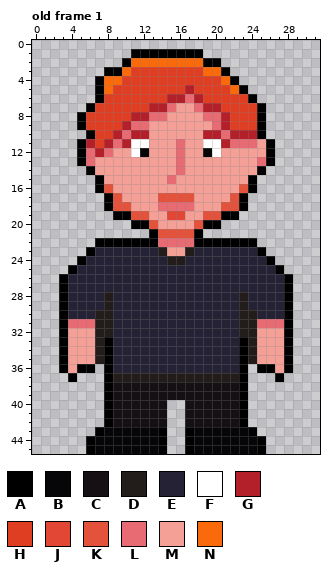
One commit to this pixel-art file: Assets/Characters/Igor.aseprite. This is how it looked before the edit.
32x46 pixels, 1 frame. Shown: old frame 1. The commit also changed other frames, which this record leaves out.
Visible layers, top first: "Hair", "Head", "Clothes", "Body".
Palette (. is transparent): A #000000  B #060608  C #141013  D #221c1a  E #242234  F #ffffff  G #b4202a  H #df3e23  J #e14734  K #e4523b  L #e86a73  M #f5a097  N #fa6a0a
Pixels before, old frame 1, first column x 3:
 1 ........AAAAAAAA..........
 2 .......ANNNNNNNNAA........
 3 .....AANHHHHHHHHNNA.......
 4 ....ANNHHHHHHHHHHHNA......
 5 ....ANHHHHHHHHGHHHHNA.....
 6 ....AHHHHHHHGGLGHHHHHA....
 7 ...AHHHHHHGGLMMLGGHHHHA...
 8 ..AHHHHHGGLLMMMMLLGHHHA...
 9 ..AHHHHGLLMMMMMMMLGHHHA...
10 ...AHHGLGGMMMMMMGGLGGGA...
11 ..AGHGLGFFMMMLMMFFGLLLMA..
12 ..ALGLMMFBMMMLMMBFMMMMMA..
13 ..ALMMMMMMMMMLMMMMMMMMLA..
14 ...AMMMMMMMMMLMMMMMMMMA...
15 ....AMMMMMMMLMMMMMMMMA....
16 ....AKMMMMMMMMMMMMMMKA....
17 .....AKMMMMKKKKMMMMKA.....
18 .....AKKMMMLLLLMMMKKA.....
19 ......AAKKMMJJMMKKAA......
20 ........AAKMMMMKAA........
21 ..........AKKKKA..........
22 ....AAAAAAALLLLAAAAAAA....
23 ...AEEEEEEEDMMDEEEEEEEA...
24 ..AEEEEEEEEEDDEEEEEEEEEA..
25 .AEEEEEEEEEEEEEEEEEEEEEEA.
26 AEEEEEEEEEEEEEEEEEEEEEEEEA
27 AEEEEEEEEEEEEEEEEEEEEEEEEA
28 AEEEEDEEEEEEEEEEEEEEDEEEEA
29 AEEEEDEEEEEEEEEEEEEEDEEEEA
30 AEEEDDEEEEEEEEEEEEEEDDEEEA
31 ALLLDDEEEEEEEEEEEEEEDDLLLA
32 AMMMDDEEEEEEEEEEEEEEDDMMMA
33 AMMMDAEEEEEEEEEEEEEEADMMMA
34 AMMMDAEEEEEEEEEEEEEEADMMMA
35 AMMMDAEEEEEEEEEEEEEEADMMMA
36 AMAA.AEEEEEEEEEEEEEEA.AAMA
37 .A...ADDDDDDDDDDDDDDA...A.
38 .....ACCCCCCCCCCCCCCA.....
39 .....ACCCCCCCCCCCCCCA.....
40 .....ACCCCCC..CCCCCCA.....
41 .....ACCCCCC..CCCCCCA.....
42 .....ACCCCCC..CCCCCCA.....
43 ....ABBBBBBA..ABBBBBBA....
44 ...ABBBBBBBA..ABBBBBBBA...
45 ...ABBBBBBBA..ABBBBBBBA...
The same view after the edit:
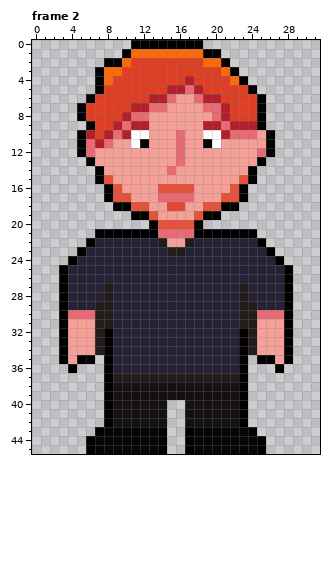
A new or re-ordered frame is compared with the old frame closest to it.
The exact change:
frames 1 -> 10
Changed rows in their new state; - is an unchanged pixel.
Frame 2 is new; against old frame 1, layers "Hair", "Head", "Clothes":
first column x 3:
 0 --------AAAAAAAA----------
 1 -------ANNNNNNNNAA--------
 2 -----AANHHHHHHHHNNA-------
 3 ----ANNH--------HHNA------
 4 ------H-------G---HNA-----
 5 -----H------GGLG---HHA----
 6 ---AH-----GGLMMLGG---HA---
 7 --AH----GGLLM--MLLG-------
 8 -------GLLMM----M---------
 9 --.A--GLGG------GGLGGG----
10 --AG-GLGFF---L--FFGLLLMA--
11 ---LGLMM-B------B-MMMM----
12 ----MM--MM------MM----L---
13 --.A------------------A.--
14 ---.A-------LM-------A.---
15 -----K------M-------K-----
16 ----.AK----KKKK----KA.----
17 -------K---LLLL---K-------
18 -----.AAKK-MJJM-KKAA.-----
19 ------..AAK-MM-KAA..------
20 --------..AKKKKA..--------
21 ----AAAAAA-LLLL-AAAAAA----
22 ---AEEEEEEEDMMDEEEEEEEA---
23 --AE-------EDDE-------EA--
24 -AE---------EE---------EA-
25 AE----------------------EA
27 -----D--------------D-----
29 ----D----------------D----
30 -LLL------------------LLL-
31 -MMM------------------MMM-
32 -----A--------------A-----
35 --AA.----------------.AA--
36 .A..------------------..A.
37 -.----------------------.-
